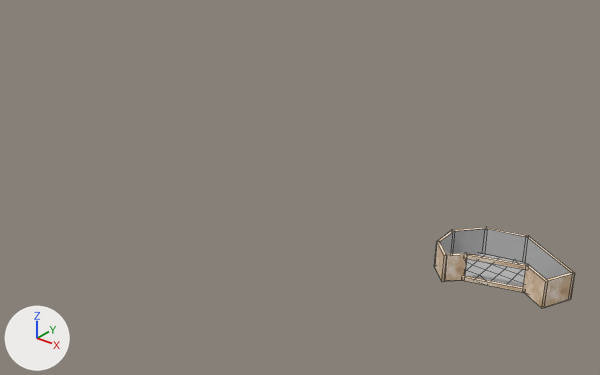
One commit to the OBJ model Proyecto_Final_Acuario/Proyecto_Final_Acuario/Models/Acuario/Area_Tortugas/area_tortugas.obj: the scene before it, then after it.
The view is the same before and after, from a 50 mm camera at (34.0, -242.0, 169.0) aimed at (-186.0, 34.0, -2.0). Arrows for +X, +Y and +Z are at lower left; the lights stay in place. Mesh edges are drawn as thin lines. Where no turn or scale is listed for an object, it has been applied to the vertices.

Before the edit, the objects in view are built like this:
```python
me_area_tortugas = bpy.data.meshes.new('area_tortugas')
me_area_tortugas.from_pydata(...)  # 147 vertices, 111 faces; spans x -98.5..-48.0, y 0.1..33.9, z -0.1..11.2
# faces by material slot: [78, 32, 1]
me_area_tortugas.materials.append(mat_area_tortugas_initialshadinggroup)  # grey #bcbcbc
me_area_tortugas.materials.append(mat_lambert27sg)  # picture img_paredes_estanques_png
me_area_tortugas.materials.append(mat_lambert5sg)  # picture img_pared_png
ob_area_tortugas = bpy.data.objects.new('area_tortugas', me_area_tortugas)
ob_area_tortugas.location = (0.0, 0.0, 0.0)
```
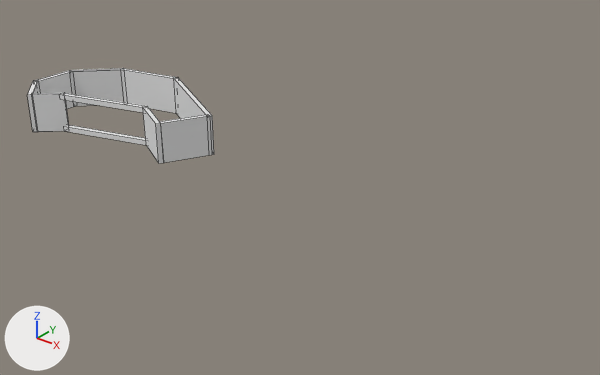
Changed parts and their boxes [x1, y1, x2, y2] in the pictures (600 x 375 px; the box of a moved part takes in the faces that stretch with it):
'area_tortugas', reshaped (32% wider, 17% taller): before [434, 227, 575, 308]; after [27, 68, 214, 163]
part 1 of me_area_tortugas, moved or reshaped: before [434, 241, 447, 282]; after [27, 81, 40, 132]
part 2 of me_area_tortugas, moved or reshaped: before [438, 230, 454, 254]; after [34, 70, 76, 109]
part 3 of me_area_tortugas, moved or reshaped: before [452, 227, 487, 254]; after [69, 68, 126, 106]
part 4 of me_area_tortugas, moved or reshaped: before [484, 227, 528, 262]; after [122, 68, 178, 113]
part 5 of me_area_tortugas, moved or reshaped: before [523, 236, 575, 300]; after [174, 77, 214, 155]
part 6 of me_area_tortugas, moved or reshaped: before [544, 272, 574, 308]; after [160, 115, 211, 163]
part 7 of me_area_tortugas, moved or reshaped: before [523, 266, 548, 308]; after [143, 106, 164, 163]
part 8 of me_area_tortugas, moved or reshaped: before [445, 253, 467, 281]; after [31, 93, 69, 132]
part 9 of me_area_tortugas, moved or reshaped: before [464, 253, 529, 270]; after [60, 93, 147, 113]
part 10 of me_area_tortugas, moved or reshaped: before [462, 276, 524, 292]; after [64, 125, 146, 145]
part 11 of me_area_tortugas, deleted: before [465, 253, 525, 287]

The change, as a diff of the scene's bpy script:
```diff
--- a/Proyecto_Final_Acuario/Proyecto_Final_Acuario/Models/Acuario/Area_Tortugas/area_tortugas.obj.py
+++ b/Proyecto_Final_Acuario/Proyecto_Final_Acuario/Models/Acuario/Area_Tortugas/area_tortugas.obj.py
@@ me_area_tortugas @@
 me_area_tortugas.from_pydata(...)  # 147 vertices, 111 faces; spans x -98.5..-48.0, y 0.1..33.9, z -0.1..11.2
-me_area_tortugas.materials.append(mat_area_tortugas_initialshadinggroup)  # grey #bcbcbc
-me_area_tortugas.materials.append(mat_lambert27sg)  # picture img_paredes_estanques_png
-me_area_tortugas.materials.append(mat_lambert5sg)  # picture img_pared_png
+# me_area_tortugas part 1: the loose piece of 14 vertices spanning x -98.5..-90.0, y 0.1..8.7, z -0.1..11.2 is scaled about its middle by (2.28, 2.08, 1.86), then moved by (-252.4, -1.4, 4.8)
+# me_area_tortugas part 2: the loose piece of 12 vertices spanning x -98.5..-97.3, y 7.8..19.6, z -0.1..11.2 is scaled about its middle by (2.28, 2.08, 1.86), then moved by (-257.0, 8.7, 4.8)
+# me_area_tortugas part 3: the loose piece of 14 vertices spanning x -98.5..-88.2, y 18.8..30.1, z -0.1..11.2 is scaled about its middle by (2.28, 2.08, 1.86), then moved by (-251.2, 20.4, 4.8)
+# me_area_tortugas part 4: the loose piece of 8 vertices spanning x -89.2..-72.7, y 28.8..33.9, z 0.0..11.2 is scaled about its middle by (2.28, 2.08, 1.86), then moved by (-235.4, 27.9, 4.8)
+# me_area_tortugas part 5: the loose piece of 8 vertices spanning x -73.7..-48.0, y 17.9..33.9, z 0.0..11.2 is scaled about its middle by (2.28, 2.08, 1.86), then moved by (-209.7, 21.9, 4.8)
+# me_area_tortugas part 6: the loose piece of 8 vertices spanning x -54.5..-48.4, y 7.8..18.8, z 0.0..11.2 is scaled about its middle by (2.28, 2.08, 1.86), then moved by (-197.7, 8.3, 4.8)
+# me_area_tortugas part 7: the loose piece of 8 vertices spanning x -64.2..-53.4, y 6.8..13.7, z 0.0..11.2 is scaled about its middle by (2.28, 2.08, 1.86), then moved by (-207.1, 5.0, 4.8)
+# me_area_tortugas part 8: the loose piece of 14 vertices spanning x -91.0..-84.7, y 0.8..7.1, z -0.1..11.2 is scaled about its middle by (2.28, 2.08, 1.86), then moved by (-244.2, -1.9, 4.8)
+# me_area_tortugas part 9: the loose piece of 8 vertices spanning x -85.8..-63.1, y 5.6..13.7, z 9.7..11.2 is scaled about its middle by (2.28, 2.08, 1.86), then moved by (-227.1, 4.3, 9.0), in mat_area_tortugas1_lambert27sg (white #e7e7e7)
+# me_area_tortugas part 10: the loose piece of 8 vertices spanning x -85.8..-63.1, y 5.6..13.7, z -0.1..1.5 is scaled about its middle by (2.28, 2.08, 1.86), then moved by (-227.1, 4.3, 0.6), in mat_area_tortugas1_lambert27sg (white #e7e7e7)
+# me_area_tortugas part 11: the loose piece of 45 vertices spanning x -98.5..-48.9, y 1.6..32.9, z 0.0 is deleted
+me_area_tortugas.materials.append(mat_area_tortugas1_lambert27sg)  # white #e7e7e7
+me_area_tortugas.materials.append(mat_area_tortugas1_initialshadinggroup)  # white #e7e7e7
+me_area_tortugas.materials.append(mat_area_tortugas1_lambert5sg)  # white #e7e7e7
```
